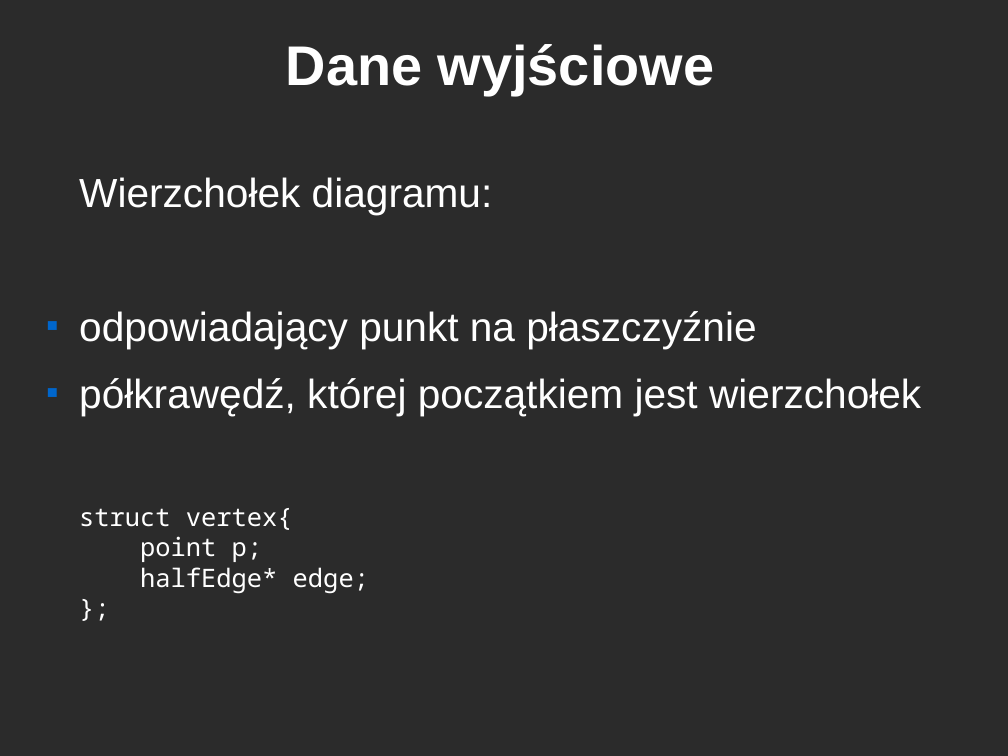
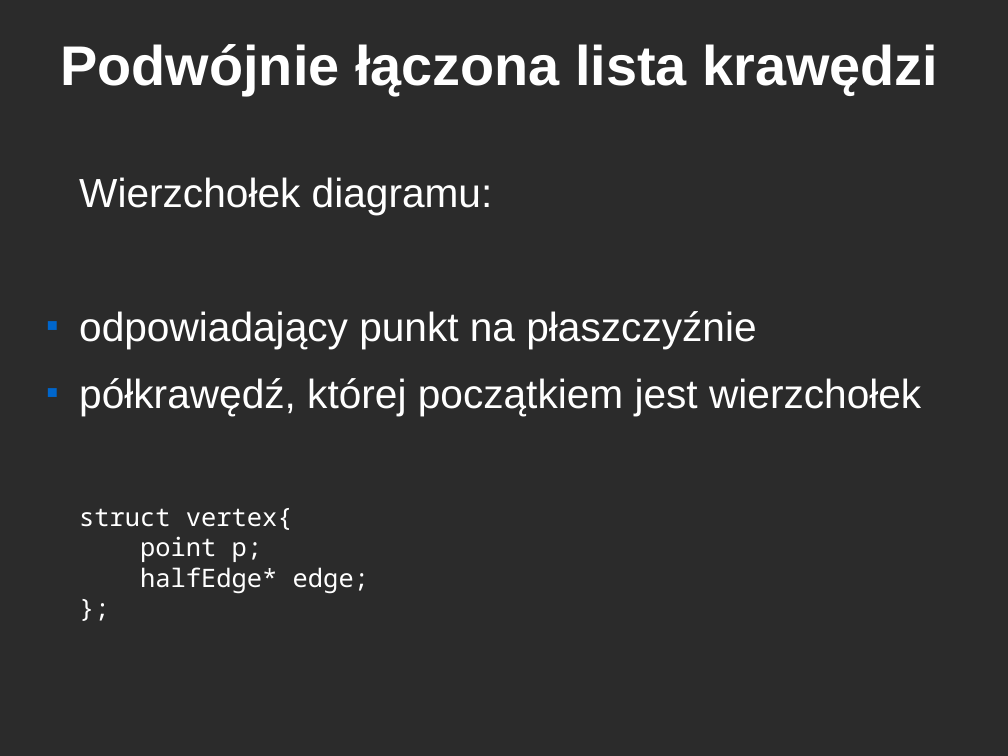
Before and after one commit to ghik/GO, a slide deck: slide 12 of fortune.odp (slide 4 before the commit). Drawn at 1008x756 pixels with LibreOffice and Linux fonts; fonts in the diff are those of the drawing; background and template pictures are left out; a plain dark background stands for a picture behind light text. Boxes give left, top, right and bottom in pixels: in the first picture for what was removed or moved away, otherwise in the second. Text is boxed around its words. In the diff, an @@ line names an element or a change of style, - is before the commit and + after.

```diff
--- a/fortune.odp
+++ b/fortune.odp
@@ title at (61, 44, 938, 95): text changed @@
-Dane wyjściowe
+Podwójnie łączona lista krawędzi
```
Also in this commit, not shown: 7 slides added, 4 other files.
